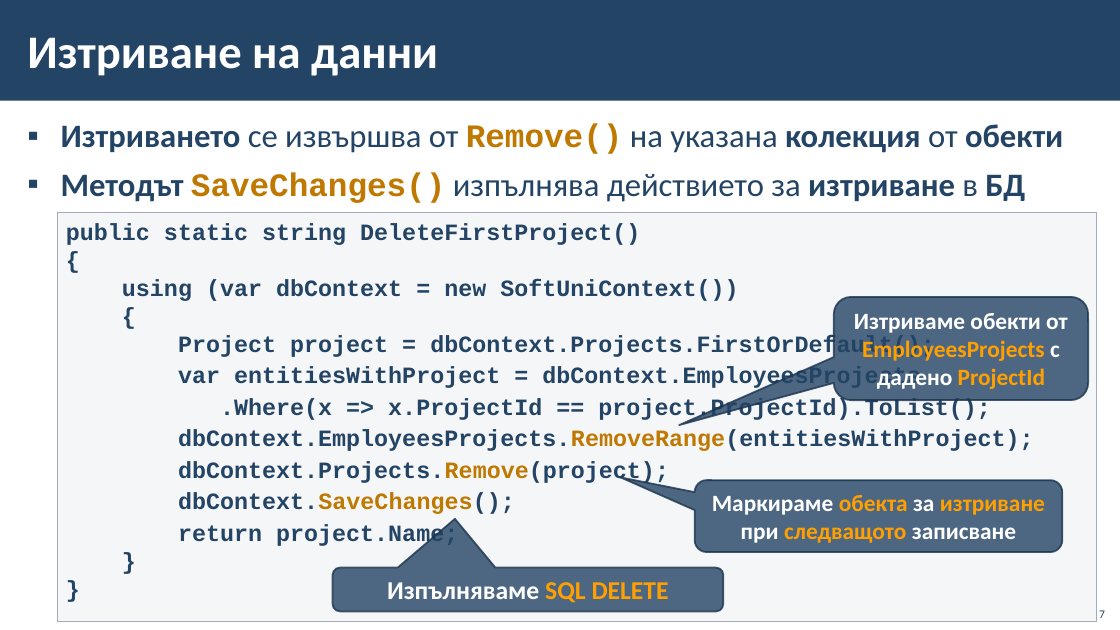
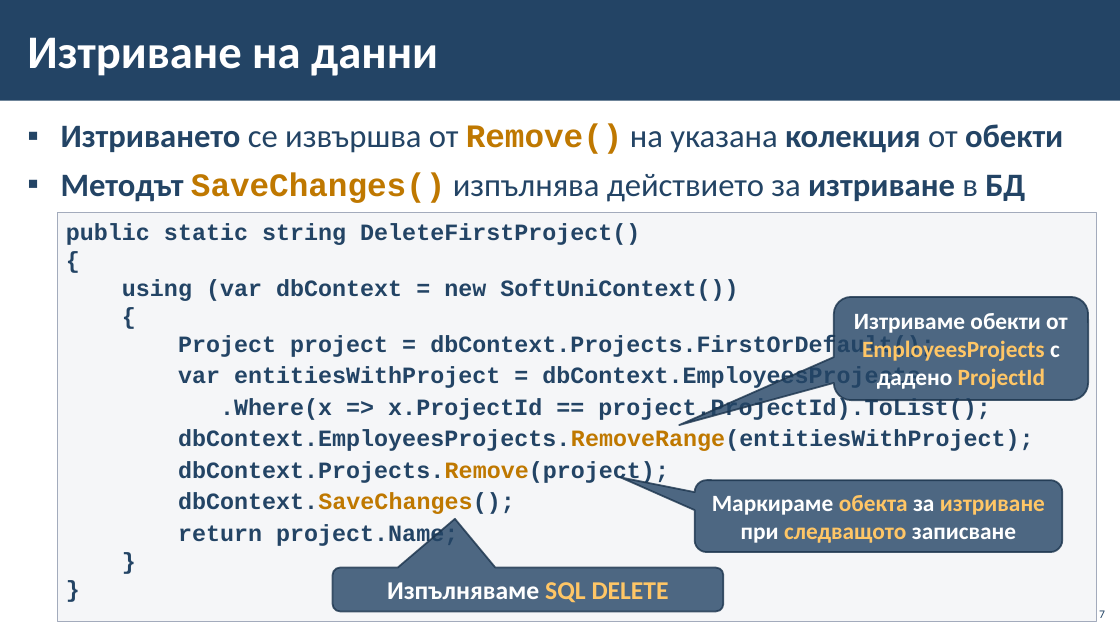
Before and after one commit to BG-IT-Edu/School-Programming, a slide deck: slide 7 of Courses/Software-Sciences/Module-4-Information-Systems-New/06-CRUD-with-EF-and-Windows-Forms/06-CRUD-with-EF-Core-and-Windows-Forms.pptx. Drawn at 1120x630 pixels with LibreOffice and Linux fonts; fonts in the diff are those of the drawing; background and template pictures are left out. Boxes give left, top, right and bottom in pixels: in the first picture for what was removed or moved away, otherwise in the second. Text is boxed around its words. In the diff, an @@ line names an element or a change of style, - is before the commit and + after.

```diff
--- a/Courses/Software-Sciences/Module-4-Information-Systems-New/06-CRUD-with-EF-and-Windows-Forms/06-CRUD-with-EF-Core-and-Windows-Forms.pptx
+++ b/Courses/Software-Sciences/Module-4-Information-Systems-New/06-CRUD-with-EF-and-Windows-Forms/06-CRUD-with-EF-Core-and-Windows-Forms.pptx
@@ rounded speech box "Изтриваме обекти от EmployeesProjects с ..." at <box>834,297,1089,400</box>: text colour #FFA000 to #FFC666 in "EmployeesProjects ProjectId" @@
@@ rounded speech box "Маркираме обекта за изтриване при ..." at <box>695,481,1063,553</box>: text colour #FFA000 to #FFC666 in "обекта изтриване следващото" @@
@@ rounded speech box "Изпълняваме SQL DELETE" at <box>333,568,723,612</box>: text colour #FFA000 to #FFC666 in "SQL DELETE" @@
```
Also in this commit, not shown: 3 other slides changed.
